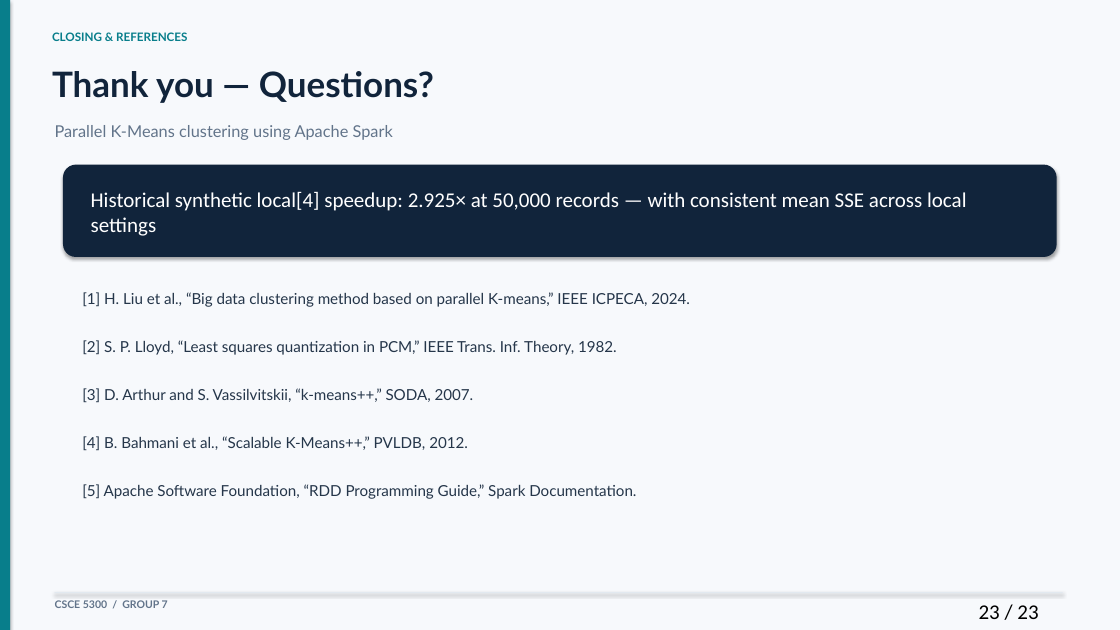
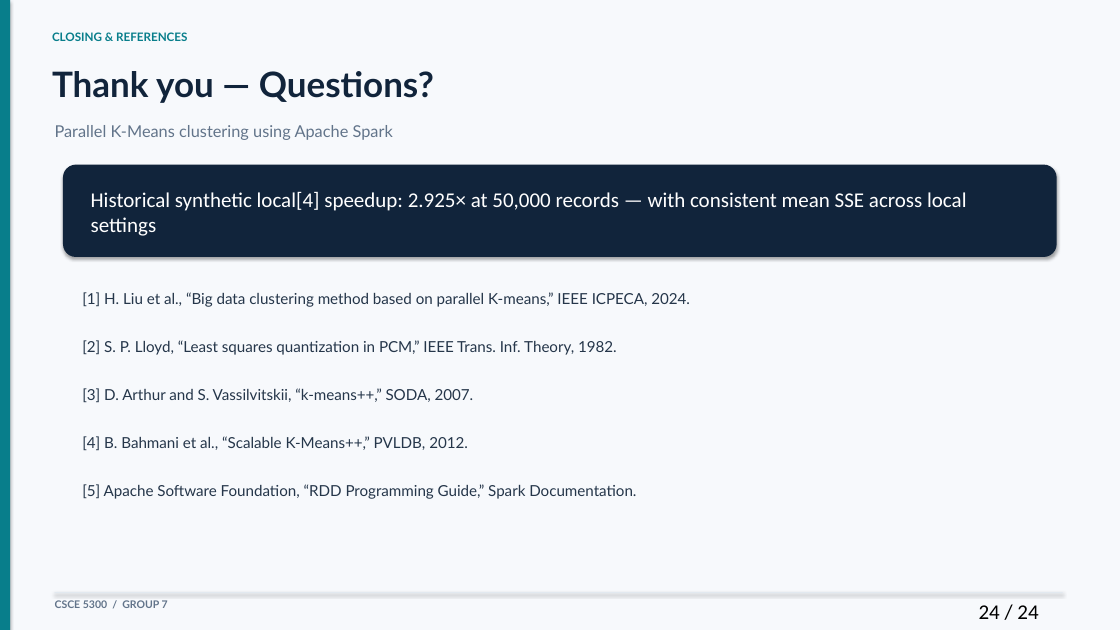
Before and after one commit to Opaksbolu/CSCE5300-Big-Data-Project, a slide deck: slide 24 of docs/final_submission/Group7_Parallel_KMeans_Final_Presentation.pptx. Drawn at 1120x630 pixels with LibreOffice and Linux fonts; fonts in the diff are those of the drawing. Boxes give left, top, right and bottom in pixels: in the first picture for what was removed or moved away, otherwise in the second. Text is boxed around its words. In the diff, an @@ line names an element or a change of style, - is before the commit and + after.

```diff
--- a/docs/final_submission/Group7_Parallel_KMeans_Final_Presentation.pptx
+++ b/docs/final_submission/Group7_Parallel_KMeans_Final_Presentation.pptx
@@ text at (979,605,1038,619): text changed @@
-23 / 23
+24 / 24
```
Also in this commit, not shown: 23 other slides changed, 2 other files.
